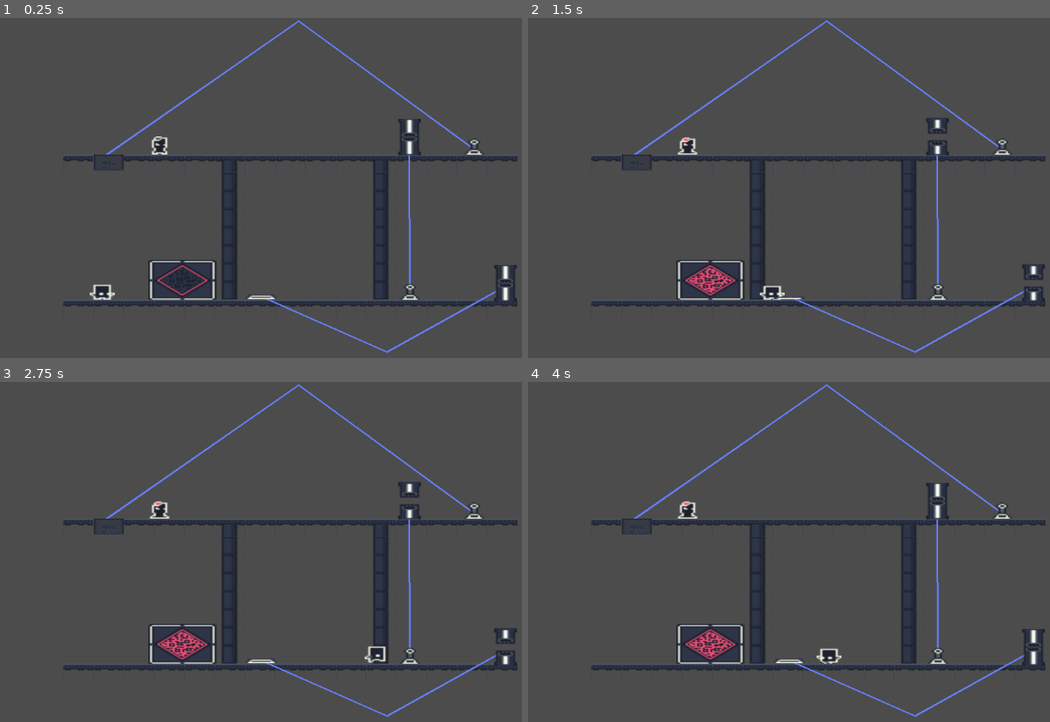
Above: before the commit, frames 1-4 (two rows, left to right).
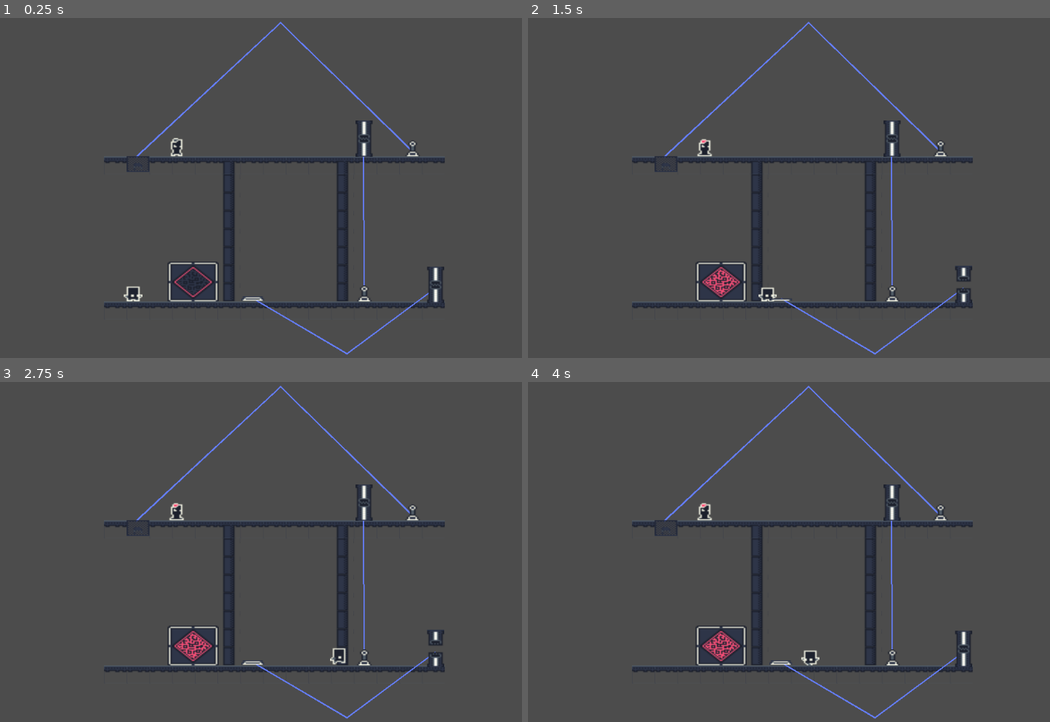
Above: after the commit, the same moments.

Repository: JuanG10/minion3
Game: Godot game, scene res://escenas/niveles/Nivel simple.tscn
Same seed, same stepped clock (60 frames per second), same inputs: the game is played once before the commit and once after it. This scene is started directly instead of the project's main scene.
Inputs:
- Up to frame 1 (0.25 s): no input
- Up to frame 2 (1.5 s): tap Enter at 0.5 s; hold Right (ui_right) 0.53-1.28 s; tap B (Accionar_palanca) at 0.6 s; hold Down (ui_down) from 1.28 s (still down); tap Space (Impulso) at 1.35 s
- Up to frame 3 (2.75 s): release Down (ui_down) at 2.03 s; hold Right (ui_right) from 2.03 s (still down); tap B (Accionar_palanca) at 2.1 s
- Up to frame 4 (4 s): release Right (ui_right) at 2.78 s; hold Up (ui_up) 2.78-3.53 s; tap Space (Impulso) at 2.85 s; hold Left (ui_left) from 3.53 s (still down); tap B (Accionar_palanca) at 3.6 s

The runs differ from the first frame. In frame 1, 8.6% of the frame differs, in the area x 12-100%, y 0-100%; in frame 2, 8.5%; in frame 3, 8.4%; in frame 4, 8.8%.

Commit message:
arreglo placa de presion

Diff:
--- a/escenas/niveles/Nivel simple.tscn
+++ b/escenas/niveles/Nivel simple.tscn
@@ -374,9 +374,9 @@
 width = 1.0
 
 [node name="Camera2D" type="Camera2D" parent="."]
-position = Vector2( 120.44, -98.5918 )
+position = Vector2( 131.754, -100.006 )
 current = true
-zoom = Vector2( 0.3, 0.5 )
+zoom = Vector2( 0.4, 0.5 )
 
 [node name="Jugador" parent="." instance=ExtResource( 7 )]
 position = Vector2( 21.257, -11.6041 )
--- a/escenas/niveles/Tutorial_mecanicas_basicas.tscn
+++ b/escenas/niveles/Tutorial_mecanicas_basicas.tscn
@@ -342,9 +342,9 @@
 tile_data = PoolIntArray( -589818, 10, 0, -524282, 10, 0, -262137, 1, 2, -262136, 1, 2, -262135, 1, 2, -262134, 1, 2, -262133, 1, 2, -262132, 1, 2, -262131, 1, 2, -65534, 2, 131072, 0, 1, 2, 1, 1, 2, 2, 1, 2, 3, 1, 2, 4, 1, 2, 5, 1, 2, 6, 1, 2 )
 
 [node name="Camera2D" type="Camera2D" parent="."]
-position = Vector2( 111.707, -48.6651 )
+position = Vector2( 105.697, -43.7154 )
 current = true
-zoom = Vector2( 0.22, 0.22 )
+zoom = Vector2( 0.23, 0.23 )
 
 [node name="Jugador" parent="." instance=ExtResource( 2 )]
 position = Vector2( 44.3864, -23.8898 )
--- a/project.godot
+++ b/project.godot
@@ -49,11 +49,6 @@
 "events": [ Object(InputEventKey,"resource_local_to_scene":false,"resource_name":"","device":0,"alt":false,"shift":false,"control":false,"meta":false,"command":false,"pressed":false,"scancode":32,"unicode":0,"echo":false,"script":null)
  ]
 }
-reload={
-"deadzone": 0.5,
-"events": [ Object(InputEventKey,"resource_local_to_scene":false,"resource_name":"","device":0,"alt":false,"shift":false,"control":false,"meta":false,"command":false,"pressed":false,"scancode":82,"unicode":0,"echo":false,"script":null)
- ]
-}
 
 [rendering]
 
--- a/scripts/Placa_de_presion.gd
+++ b/scripts/Placa_de_presion.gd
@@ -7,8 +7,10 @@
 var  escenas_actuales
 
 func _ready():
-	escenas_actuales = get_tree().get_nodes_in_group(accionar)
-
+	if accionar != "Puerta":
+		escenas_actuales = get_tree().get_nodes_in_group(accionar)
+	else:
+		escenas_actuales = [get_tree().get_nodes_in_group(accionar)[0]]
 func _physics_process(delta):
 	if puede_accionar:
 		frame = 1
